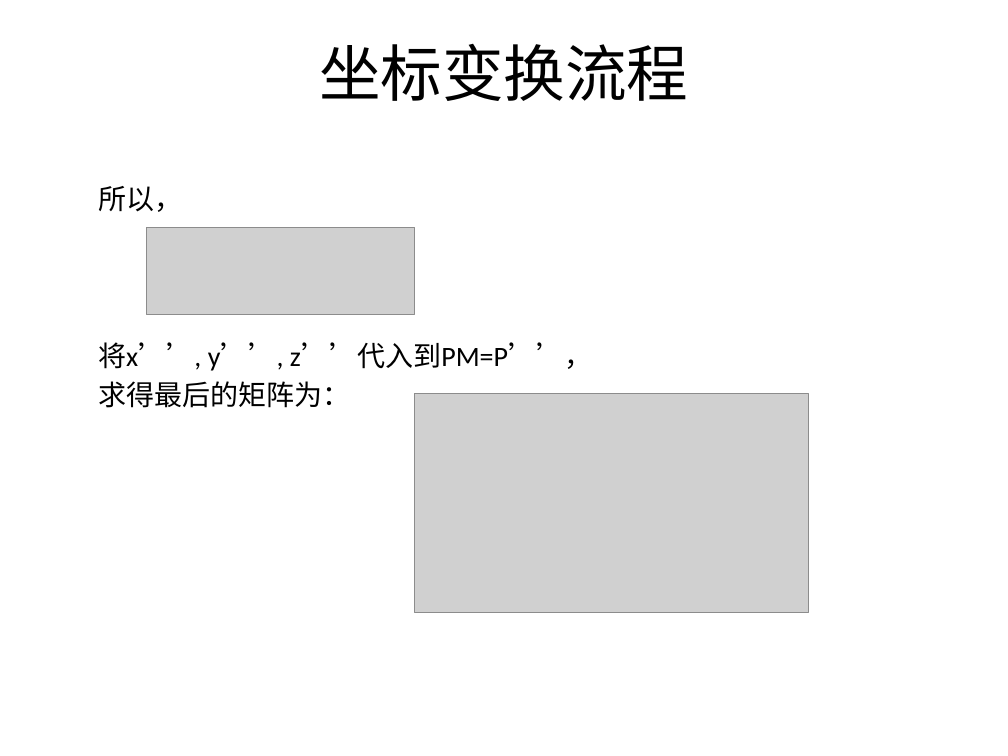
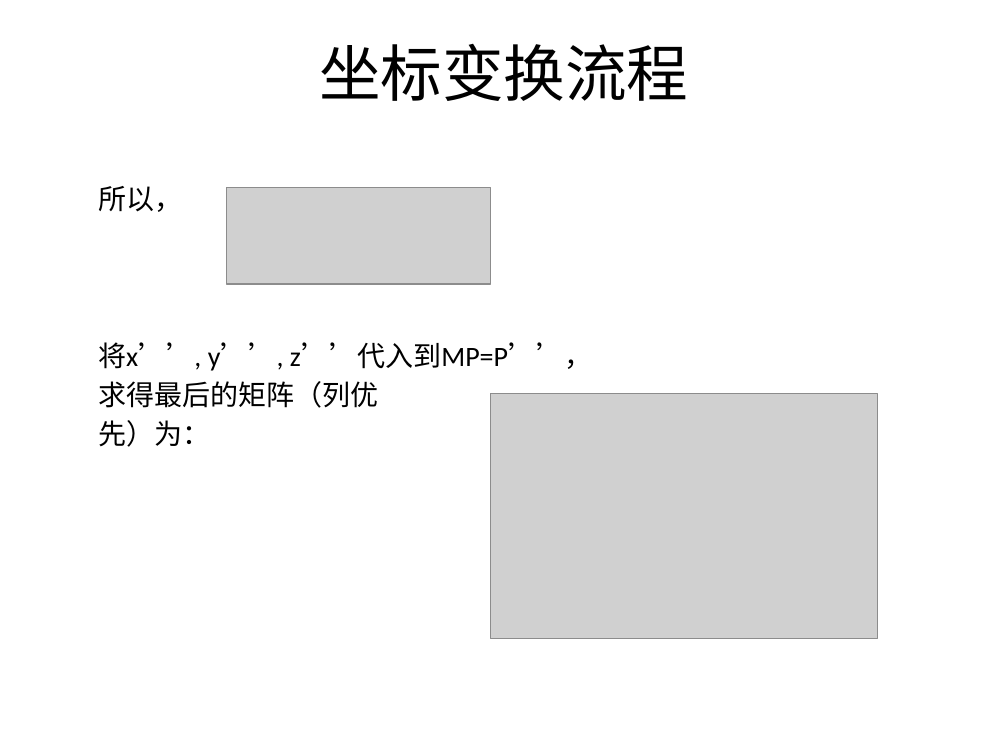
Before and after one commit to SeventhMage/MagicX, a slide deck: slide 26 of SoftEngine/doc/SoftwareRender.pptx. Drawn at 1008x756 pixels with LibreOffice and Linux fonts; fonts in the diff are those of the drawing; grey boxes stand for pictures; background and template pictures are left out. Boxes give left, top, right and bottom in pixels: in the first picture for what was removed or moved away, otherwise in the second. Text is boxed around its words. In the diff, an @@ line names an element or a change of style, - is before the commit and + after.

```diff
--- a/SoftEngine/doc/SoftwareRender.pptx
+++ b/SoftEngine/doc/SoftwareRender.pptx
@@ picture added at [226, 187, 490, 284] @@
@@ picture removed at [147, 227, 415, 313] @@
@@ text at [98, 342, 592, 447]: text changed @@
-将x’’, y’’, z’’代入到PM=P’’，
-求得最后的矩阵为：
+将x’’, y’’, z’’代入到MP=P’’，
+求得最后的矩阵（列优
+先）为：
@@ picture: place and size @@
-picture at [414, 394, 808, 613]
+picture at [491, 394, 877, 639]
```
Also in this commit, not shown: 5 other slides changed, 7 other files.
